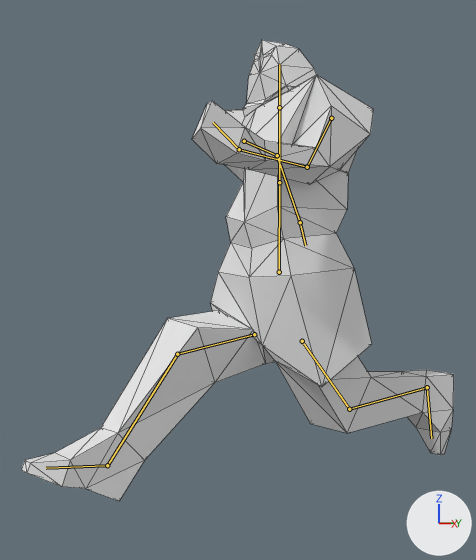
What one commit did to the Blender file models/kniggit.blend.
Before and after are seen from a 50 mm camera at (9.05, -8.26, 4.91) aimed at (-0.34, -0.71, 4.6). Every picture has the same lights, and +X, +Y and +Z are marked at lower right. Both versions are drawn at frame 29 of the action 'ArmatureAction'; the numbers are the values there. The bones that bend it are drawn over the model as lines. Mesh edges are drawn as thin lines.
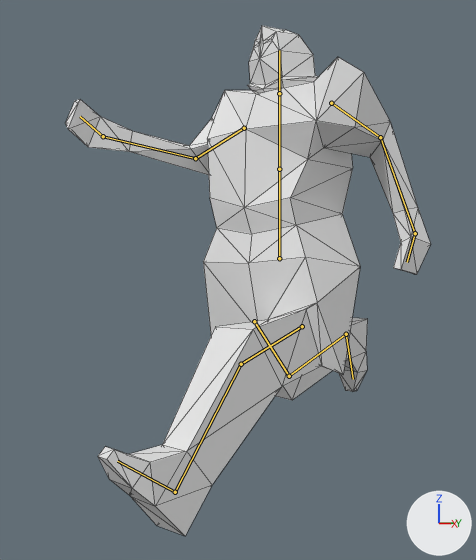
Where the change shows, as pixel boxes [x1, y1, x2, y2] in the pictures (476 x 560 px):
'Cube', posed (15% narrower, 11% taller): before [21, 40, 454, 501]; after [65, 26, 431, 536]
bone 'torso', root to tip: before (279, 272) to (279, 182); after (279, 258) to (279, 169)
bone 'upper_arm.L', root to tip: before (331, 118) to (307, 167); after (331, 103) to (380, 137)
bone 'thigh.L', root to tip: before (302, 341) to (349, 409); after (302, 326) to (241, 364)
bone 'Lower_leg.L', root to tip: before (349, 409) to (427, 387); after (241, 364) to (175, 492)
bone 'Foot.L', root to tip: before (427, 387) to (431, 438); after (175, 492) to (117, 461)
bone 'upper_arm.R', root to tip: before (244, 141) to (277, 155); after (244, 128) to (195, 158)
bone 'thigh.R', root to tip: before (254, 334) to (177, 354); after (254, 321) to (289, 376)
bone 'lower_leg.R', root to tip: before (177, 354) to (107, 465); after (289, 376) to (346, 334)
bone 'Foot.R', root to tip: before (107, 465) to (46, 468); after (346, 334) to (353, 379)

Patch to the scene script:
```diff
--- a/models/kniggit.blend.py
+++ b/models/kniggit.blend.py
@@ bone_torso @@
 bone_torso = bpy.data.objects['Armature'].pose.bones['torso']
-bone_torso.location = (0.0, 4.59, 0.0)
+bone_torso.location = (0.0, 4.85, 0.0)
@@ bone_upper_arm_l @@
 bone_upper_arm_l = bpy.data.objects['Armature'].pose.bones['upper_arm.L']  # child of 'torso'
-bone_upper_arm_l.rotation_quaternion = (0.882, 0.182, -0.216, -0.364)  # degrees (30, -15, -49)
+bone_upper_arm_l.rotation_quaternion = (0.691, -0.532, 0.268, -0.409)  # degrees (-73, -4, -58)
@@ bone_thigh_l @@
 bone_thigh_l = bpy.data.objects['Armature'].pose.bones['thigh.L']  # child of 'torso'
-bone_thigh_l.rotation_quaternion = (0.957, -0.295, 0.029, -0.019)  # degrees (-34, 3, -3)
+bone_thigh_l.rotation_quaternion = (0.779, 0.619, -0.099, -0.007)  # degrees (78, -8, -8)
@@ bone_lower_leg_l @@
 bone_lower_leg_l = bpy.data.objects['Armature'].pose.bones['Lower_leg.L']  # child of 'thigh.L'
-bone_lower_leg_l.rotation_quaternion = (0.898, -0.013, 0.065, 0.436)  # degrees (2, 7, 52)
+bone_lower_leg_l.rotation_quaternion = (0.969, 0.005, 0.035, 0.243)  # degrees (2, 4, 28)
@@ bone_foot_l @@
 bone_foot_l = bpy.data.objects['Armature'].pose.bones['Foot.L']  # child of 'Lower_leg.L'
-bone_foot_l.rotation_quaternion = (0.996, 0.015, -0.012, 0.026)  # degrees (2, -1, 3)
+bone_foot_l.rotation_quaternion = (1.0, 0.0, 0.0, 0.0)  # degrees (0, 0, 0)
@@ bone_upper_arm_r @@
 bone_upper_arm_r = bpy.data.objects['Armature'].pose.bones['upper_arm.R']  # child of 'torso'
-bone_upper_arm_r.rotation_quaternion = (0.61, -0.675, -0.379, -0.193)  # degrees (-106, -46, 23)
+bone_upper_arm_r.rotation_quaternion = (0.871, -0.011, 0.288, 0.397)  # degrees (14, 31, 53)
@@ bone_thigh_r @@
 bone_thigh_r = bpy.data.objects['Armature'].pose.bones['thigh.R']  # child of 'torso'
-bone_thigh_r.rotation_quaternion = (0.738, 0.682, 0.043, -0.013)  # degrees (86, 5, 2)
+bone_thigh_r.rotation_quaternion = (0.94, -0.336, -0.054, 0.004)  # degrees (-39, -6, 2)
@@ bone_lower_leg_r @@
 bone_lower_leg_r = bpy.data.objects['Armature'].pose.bones['lower_leg.R']  # child of 'thigh.R'
-bone_lower_leg_r.rotation_quaternion = (0.918, 0.038, 0.029, 0.341)  # degrees (5, 2, 41)
+bone_lower_leg_r.rotation_quaternion = (0.86, 0.011, -0.072, 0.504)  # degrees (-3, -8, 61)
@@ bone_foot_r @@
 bone_foot_r = bpy.data.objects['Armature'].pose.bones['Foot.R']  # child of 'lower_leg.R'
-bone_foot_r.rotation_quaternion = (0.988, -0.177, 0.003, -0.014)  # degrees (-20, 0, -2)
+bone_foot_r.rotation_quaternion = (0.994, 0.113, 0.0, 0.0)  # degrees (13, 0, 0)
```
